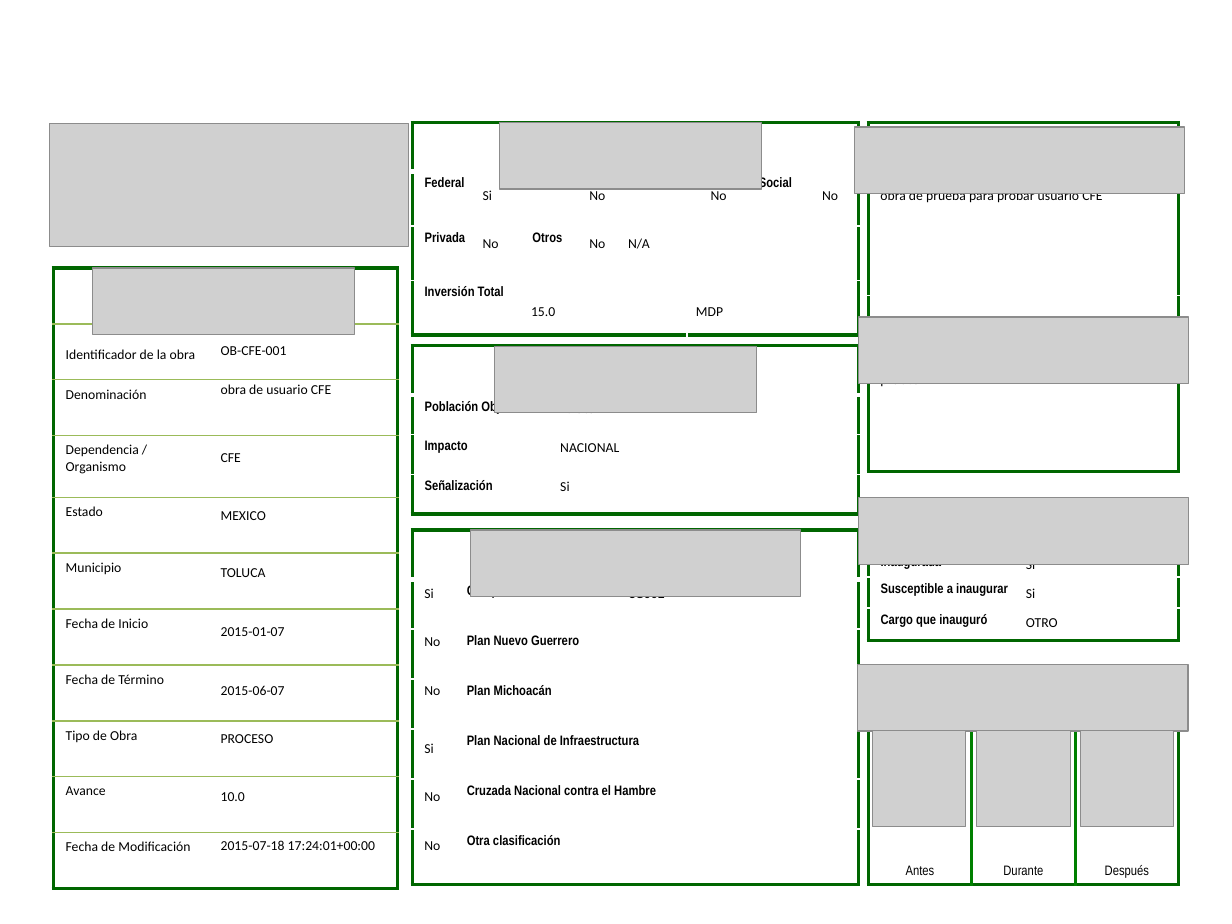
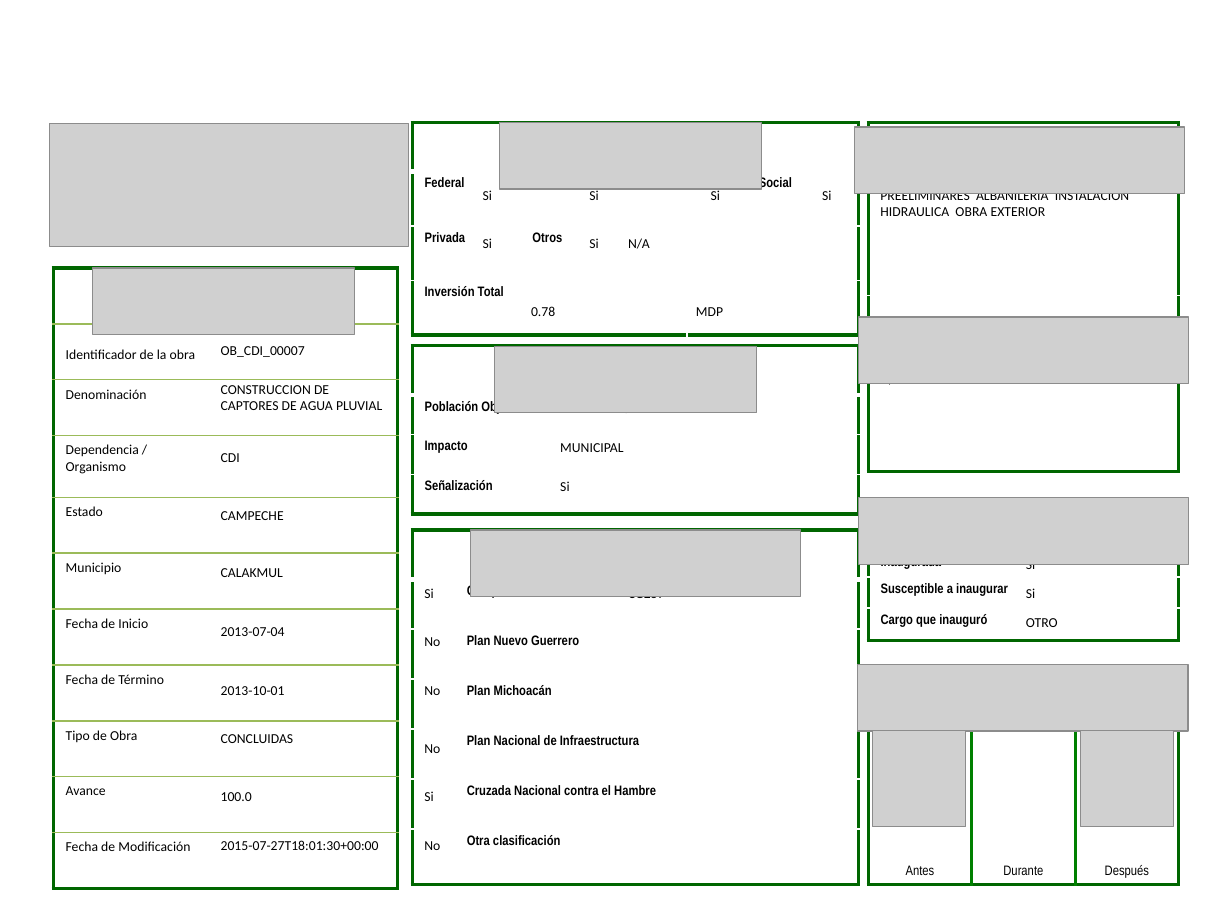
Before and after one commit to fpedro23/djangoObras, a slide deck: slide 1 of obras/static/ppt/ppt-generados/FichaTecnicaObras_1.pptx. Drawn at 1232x924 pixels with LibreOffice and Linux fonts; fonts in the diff are those of the drawing; grey boxes stand for pictures; background and template pictures are left out. Boxes give left, top, right and bottom in pixels: in the first picture for what was removed or moved away, otherwise in the second. Text is boxed around its words. In the diff, an @@ line names an element or a change of style, - is before the commit and + after.

```diff
--- a/obras/static/ppt/ppt-generados/FichaTecnicaObras_1.pptx
+++ b/obras/static/ppt/ppt-generados/FichaTecnicaObras_1.pptx
@@ text at [589, 188, 598, 200]: text changed @@
-No
+Si
@@ text at [711, 188, 720, 200]: text changed @@
-No
+Si
@@ text at [822, 190, 831, 200]: text changed @@
-No
+Si
@@ text at [880, 193, 1129, 216]: text changed @@
-obra de prueba para probar usuario CFE
+PREELIMINARES ALBAÑILERIA INSTALACION HIDRAULICA OBRA EXTERIOR
@@ text at [483, 238, 492, 248]: text changed @@
-No
+Si
@@ text at [589, 238, 598, 248]: text changed @@
-No
+Si
@@ text at [531, 306, 555, 316]: text changed @@
-15.0
+0.78
@@ text at [221, 346, 305, 357]: text changed @@
-OB-CFE-001
+OB_CDI_00007
@@ text at [221, 385, 382, 410]: text changed @@
-obra de usuario CFE
+CONSTRUCCION DE CAPTORES DE AGUA PLUVIAL
@@ text at [880, 383, 902, 389]: text changed @@
-prueba
+N/A
@@ text at [560, 443, 623, 452]: text changed @@
-NACIONAL
+MUNICIPAL
@@ text at [221, 453, 240, 462]: text changed @@
-CFE
+CDI
@@ text at [221, 511, 284, 520]: text changed @@
-MEXICO
+CAMPECHE
@@ text at [221, 568, 283, 577]: text changed @@
-TOLUCA
+CALAKMUL
@@ text at [628, 596, 665, 602]: text changed @@
-CG002
+CG257
@@ text at [221, 627, 285, 636]: text changed @@
-2015-01-07
+2013-07-04
@@ text at [221, 686, 285, 695]: text changed @@
-2015-06-07
+2013-10-01
@@ text at [221, 734, 294, 743]: text changed @@
-PROCESO
+CONCLUIDAS
@@ text "No": place and size @@
-text "No" at [424, 792, 440, 801]
+text "No" at [424, 744, 440, 753]
@@ picture removed at [977, 731, 1071, 827] @@
@@ text at [221, 792, 252, 801]: text changed @@
-10.0
+100.0
@@ text "Si": place and size @@
-text "Si" at [424, 743, 433, 753]
+text "Si" at [424, 791, 433, 801]
@@ text at [221, 840, 379, 850]: text changed @@
-2015-07-18 17:24:01+00:00
+2015-07-27T18:01:30+00:00
```
Also in this commit, not shown: 7 other files.
